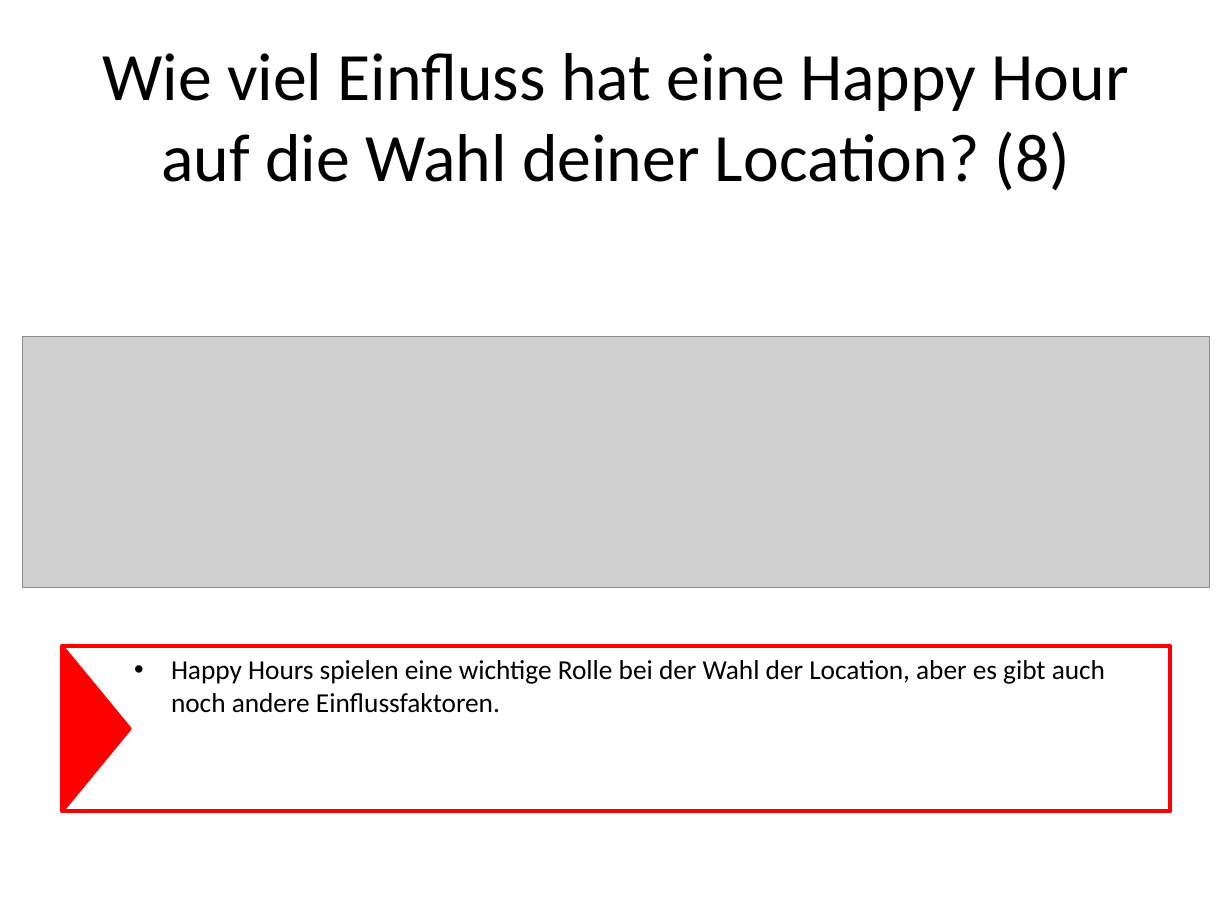
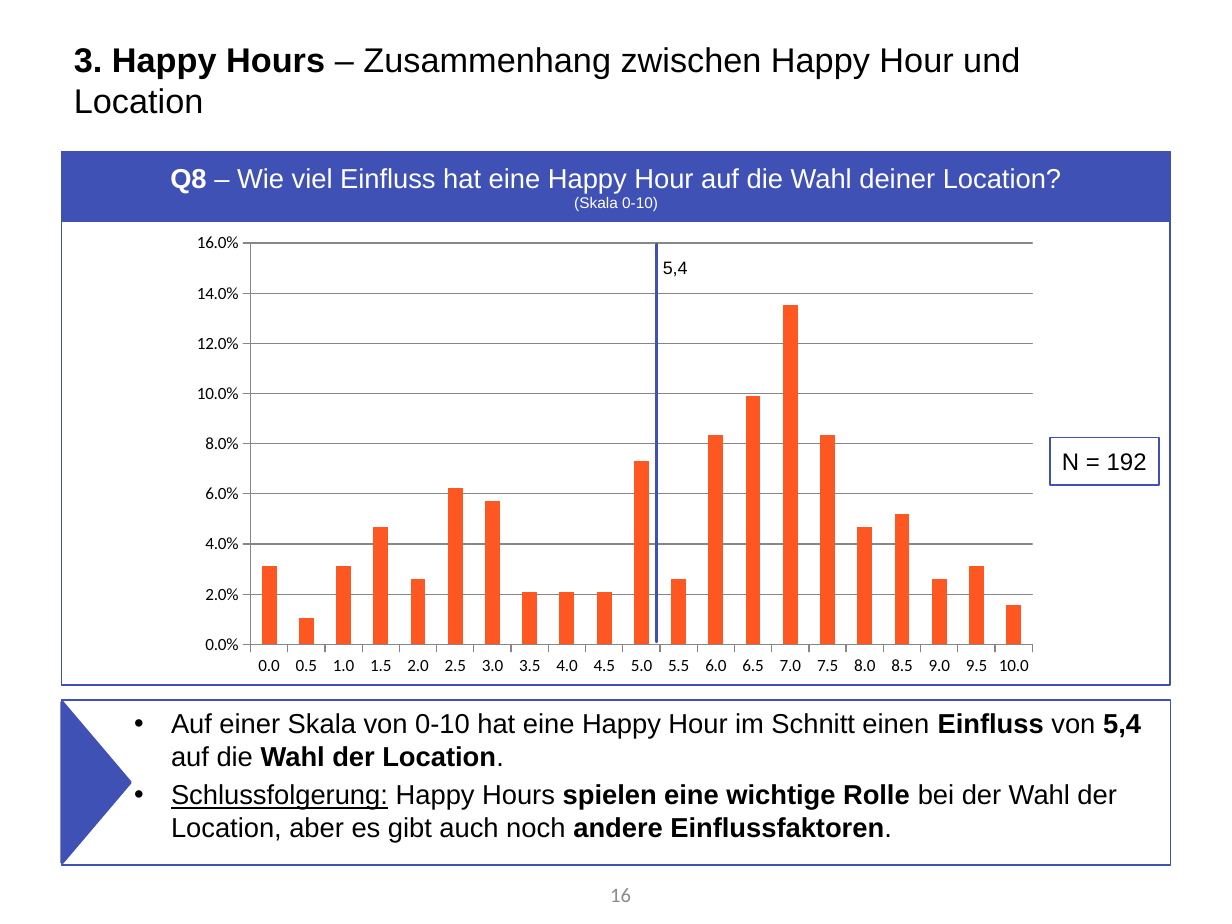
Before and after one commit to Roba1993/Happy-Hour, a slide deck: slide 16 of documents/marketing/Marketing Analyse von Umfrage 1 (5.5).pptx (slide 13 before the commit). Drawn at 1232x924 pixels with LibreOffice and Linux fonts; fonts in the diff are those of the drawing; grey boxes stand for pictures. Boxes give left, top, right and bottom in pixels: in the first picture for what was removed or moved away, otherwise in the second. Text is boxed around its words. In the diff, an @@ line names an element or a change of style, - is before the commit and + after.

```diff
--- a/documents/marketing/Marketing Analyse von Umfrage 1 (5.5).pptx
+++ b/documents/marketing/Marketing Analyse von Umfrage 1 (5.5).pptx
@@ title added at box(74, 47, 1020, 114), 20 pt, text #000000 @@
+3. Happy Hours – Zusammenhang zwischen Happy Hour und Location
@@ rectangle added at box(62, 152, 1170, 685), outline #3F51B5 1 pt @@
@@ rectangle "Q8 – Wie viel Einfluss ...": place and size @@
-rectangle "Q8 – Wie viel Einfluss ..." at box(102, 53, 1129, 191)
+rectangle "Q8 – Wie viel Einfluss ..." at box(63, 153, 1169, 221)
@@ rectangle "Q8 – Wie viel Einfluss ..." at box(63, 153, 1169, 221): fill none to #3F51B5; outline none to #3F51B5 2 pt @@
@@ text in rectangle at box(170, 168, 1061, 211): text changed; size 39.6 to 16 pt; font Calibri to Arial; text colour #000000 to #FFFFFF @@
-Wie viel Einfluss hat eine Happy Hour auf die Wahl deiner Location? (8)
+Q8 – Wie viel Einfluss hat eine Happy Hour auf die Wahl deiner Location?
+(Skala 0-10)
@@ column chart added at box(180, 224, 1050, 685) @@
+categories: 0, 0.5, 1, 1.5, 2, 2.5, 3, 3.5, 4, 4.5, 5, 5.5, 6, 6.5, 7, 7.5, 8, 8.5, 9, 9.5, 10
+Series 1: 0.031, 0.01, 0.031, 0.047, 0.026, 0.062, 0.057, 0.021, 0.021, 0.021, 0.073, 0.026, 0.083, 0.099, 0.135, 0.083, 0.047, 0.052, 0.026, 0.031, 0.016
@@ line added from (657, 244) to (657, 642), #3F51B5 1.5 pt @@
@@ text added at box(663, 261, 688, 277), 10.5 pt, text #000000 @@
+5,4
@@ picture removed at box(22, 336, 1210, 588) @@
@@ rectangle added at box(1050, 437, 1159, 484), outline #3F51B5 1 pt, 14 pt, text #000000 @@
+N = 192
@@ text "Auf einer Skala von 0-10 ...": place and size @@
-text "Auf einer Skala von 0-10 ..." at box(62, 647, 1170, 812)
+text "Auf einer Skala von 0-10 ..." at box(62, 700, 1170, 865)
@@ text "Auf einer Skala von 0-10 ..." at box(62, 700, 1170, 865): outline #FF0000 2.25 pt to #3F51B5 1 pt @@
@@ triangle: place and size @@
-triangle at box(62, 646, 130, 811)
+triangle at box(62, 703, 130, 863)
@@ triangle at box(62, 703, 130, 863): fill #FF0000 to #3F51B5; outline #FF0000 2 pt to #3F51B5 2 pt @@
@@ text at box(171, 713, 1141, 843): text changed; font Calibri to Arial @@
-• Happy Hours spielen eine wichtige Rolle bei der Wahl der Location, aber es gibt auch noch andere Einflussfaktoren.
+• Auf einer Skala von 0-10 hat eine Happy Hour im Schnitt einen Einfluss von 5,4 auf die Wahl der Location.
+• Schlussfolgerung: Happy Hours spielen eine wichtige Rolle bei der Wahl der Location, aber es gibt auch noch andere Einflussfaktoren.
@@ page number added at box(610, 888, 631, 902), 12 pt, text #8C8C8C @@
+16
```
Also in this commit, not shown: 16 other slides changed, 16 slides added, 11 slides removed.
